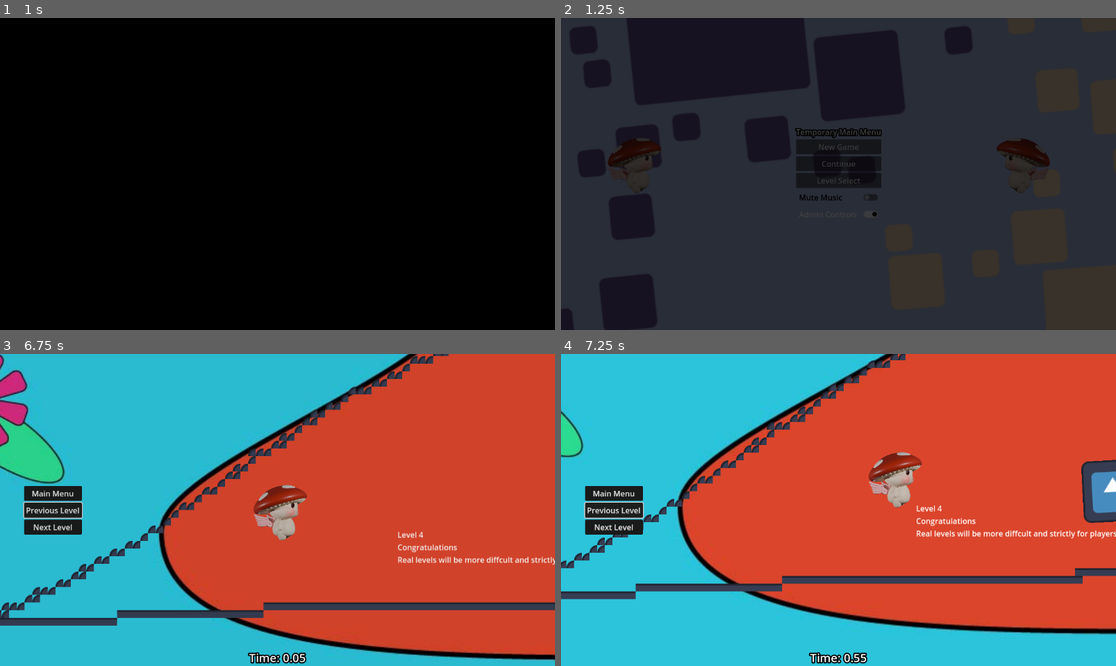
Above: before the commit, frames 1-4 (two rows, left to right).
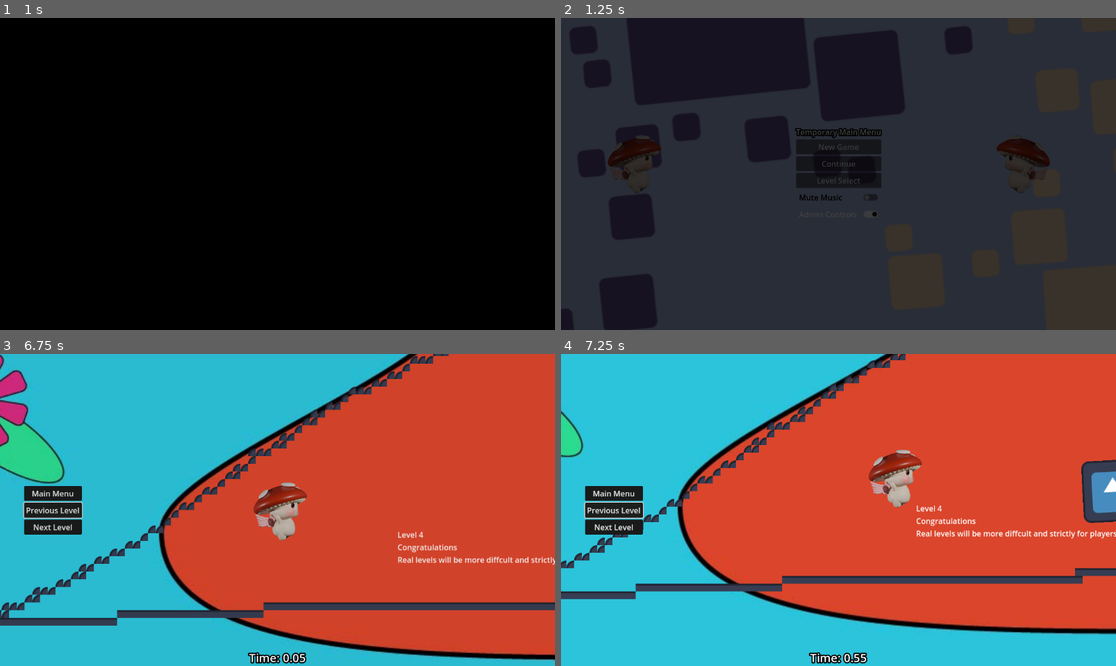
Above: after the commit, the same moments.

Repository: dustngroh/CapstoneProject
Game: Godot game, scene res://scenes/main/Game.tscn
Two runs of this game, one before a commit and one after it. Both use one fixed random seed, a clock stepped at 60 frames per second and the inputs below. The engine's default icon, where the game draws it, is replaced by a stand-in: a white triangle on a blue panel in a dark square.
Inputs (mouse positions are in pixels of both pictures, inside the frame that each line leads up to):
- Up to frame 1 (1 s): click (277, 174) at 0.5 s, where only the run after the commit has a clickable "Next Level"
- Up to frame 2 (1.25 s): no input
- Up to frame 3 (6.75 s): click "New Game" at 1.25 s; click "New Game" at 2 s; click "Next Level" at 2.75 s; hold Right (walk_right) 3.53-4.25 s; tap Space (jump) at 3.6, 3.77, 4.07, 5.1, 5.27, 5.57, 5.85, 6.6 s; click "Previous Level" at 4.25 s; hold Right (walk_right) 5.03-5.78 s; hold Left (walk_left) 5.78-6.53 s; tap Enter at 6.5 s; hold Right (walk_right) from 6.53 s (still down)
- Up to frame 4 (7.25 s): keep holding Right (walk_right); tap Space (jump) at 6.77, 7.07 s

Frame 1 is identical in both runs. In frame 2, less than 0.1% of the frame differs, in the area x 9-88%, y 37-52%; in frame 3, 0.2%; in frame 4, 0.2%, in the area x 55-64%, y 30-47%.

Commit message:
Add a few test animations. Add a cursor.

Diff:
--- a/run-game/project.godot
+++ b/run-game/project.godot
@@ -20,6 +20,10 @@
 MusicManager="*res://scripts/music_manager.gd"
 Settings="*res://scripts/settings.gd"
 UIManager="*res://scenes/common/ui/ui_manager.tscn"
+
+[display]
+
+mouse_cursor/custom_image="res://assets/tile_0203.png"
 
 [input]
 
--- a/run-game/scenes/entities/characters/player/character_body_2d.gd
+++ b/run-game/scenes/entities/characters/player/character_body_2d.gd
@@ -37,10 +37,17 @@
 	var dir = Input.get_axis("walk_left", "walk_right")
 
 
-	if Input.is_action_pressed("hold_down"):
-		$AnimatedSprite2D.play("down")
+	# Determine animation state
+	if !is_on_floor():
+		$AnimatedSprite2D.play("jump")  # Play jump animation when airborne
+	elif Input.is_action_pressed("hold_down"):
+		$AnimatedSprite2D.play("down")  # Play crouch animation
+	elif dir != 0:
+		$AnimatedSprite2D.play("walk")
+		$AnimatedSprite2D.speed_scale = abs(velocity.x) / normal_speed  # Adjust speed of animation
 	else:
 		$AnimatedSprite2D.play("default")
+		$AnimatedSprite2D.speed_scale = 1.0  # Reset for idle
 
 	if dir != 0:
 		var is_flipping_direction = last_direction != 0 and dir != last_direction
--- a/run-game/scenes/entities/characters/player/character_body_2d.tscn
+++ b/run-game/scenes/entities/characters/player/character_body_2d.tscn
@@ -1,8 +1,10 @@
-[gd_scene load_steps=5 format=3 uid="uid://bh68ke5pd617u"]
+[gd_scene load_steps=7 format=3 uid="uid://bh68ke5pd617u"]
 
 [ext_resource type="Script" path="res://scenes/entities/characters/player/character_body_2d.gd" id="1_ll5kr"]
 [ext_resource type="Texture2D" uid="uid://drjo7l3oubjxa" path="res://assets/character/mushroom_character_side.png" id="2_yeftb"]
 [ext_resource type="Texture2D" uid="uid://g5nrjet5pv20" path="res://assets/character/mushroom_character_down_terribleversion.png" id="3_fik6o"]
+[ext_resource type="Texture2D" uid="uid://unpom05ptbn6" path="res://assets/character/mush_jump.png" id="4_25wr1"]
+[ext_resource type="Texture2D" uid="uid://5n4sh6pdnety" path="res://assets/character/mush_walk.png" id="4_kx6kq"]
 
 [sub_resource type="SpriteFrames" id="SpriteFrames_1huyh"]
 animations = [{
@@ -20,6 +22,25 @@
 }],
 "loop": true,
 "name": &"down",
+"speed": 5.0
+}, {
+"frames": [{
+"duration": 1.0,
+"texture": ExtResource("4_25wr1")
+}],
+"loop": true,
+"name": &"jump",
+"speed": 5.0
+}, {
+"frames": [{
+"duration": 1.0,
+"texture": ExtResource("4_kx6kq")
+}, {
+"duration": 1.0,
+"texture": ExtResource("2_yeftb")
+}],
+"loop": true,
+"name": &"walk",
 "speed": 5.0
 }]
 
@@ -41,6 +62,7 @@
 [node name="AnimatedSprite2D" type="AnimatedSprite2D" parent="."]
 scale = Vector2(0.15, 0.15)
 sprite_frames = SubResource("SpriteFrames_1huyh")
+animation = &"walk"
 
 [node name="CoyoteTimer" type="Timer" parent="."]
 one_shot = true
--- a/run-game/scenes/main/game.gd
+++ b/run-game/scenes/main/game.gd
@@ -4,7 +4,7 @@
 @onready var fade_layer: CanvasLayer = UIManager.get_node("FadeLayer")
 
 func _ready():
-	UIManager.get_node("Leaderboard").visible = false
+	#UIManager.get_node("Leaderboard").visible = false
 	load_level('res://scenes/main/MainMenu.tscn') # Load Main Menu on start
 
 func load_level(level_path: String):
Binary file added: run-game/assets/character/mush_jump.png
Not shown, added: run-game/assets/character/mush_jump.png.import
Binary file added: run-game/assets/character/mush_walk.png
Not shown, added: run-game/assets/character/mush_walk.png.import
Binary file added: run-game/assets/tile_0203.png
Not shown, added: run-game/assets/tile_0203.png.import
